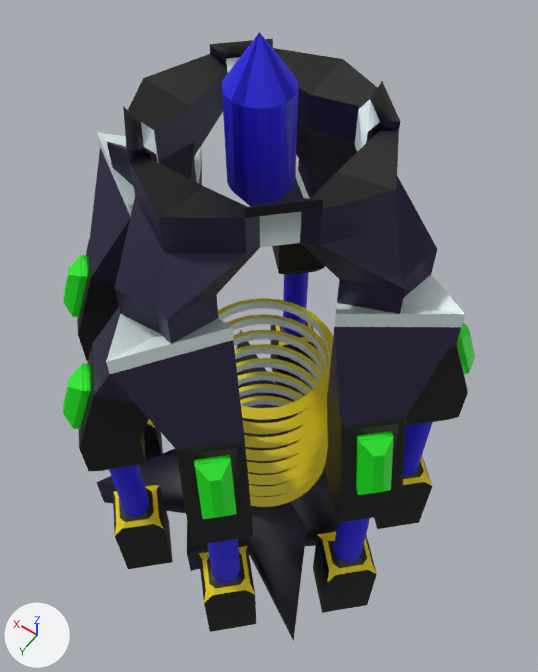
The Blender file devsrc/blender_files/jdeivid/ruina/v3/tower_3.blend as it was, and as the next commit left it.
Rendered twice from a 50 mm lens placed at (-98.0, 134.0, 303.0), pointed at (-3.0, 1.0, 93.0). Arrows for +X, +Y and +Z are at lower left; the lights stay in place. The picture after the commit comes second.

In view in the first picture: 'tower_3'.
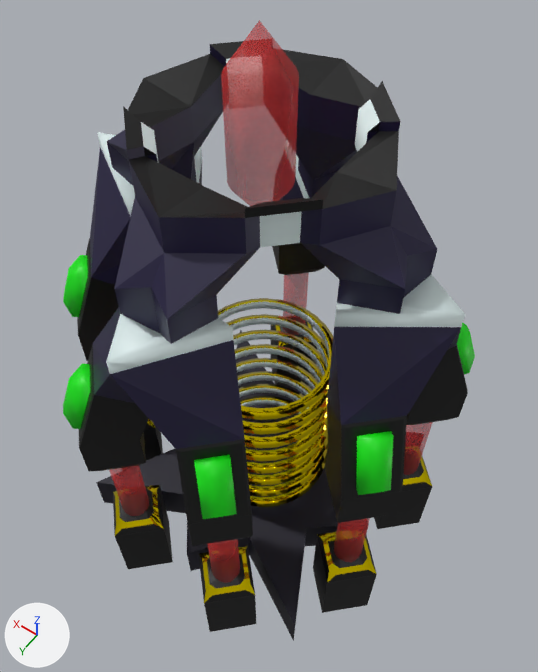
Pixel boxes [x1, y1, x2, y2] of what changed, in the pictures (538 x 672 px; the box of a moved part takes in the faces that stretch with it):
'tower_3', reshaped: before [63, 32, 475, 641]; after [63, 38, 475, 641]
part 1 of me_tower_3, cut back (blue): before [222, 32, 299, 206]
part 2 of me_tower_3, moved or reshaped: before [90, 142, 461, 425]; after [90, 130, 461, 425]
part 3 of me_tower_3, surface changed: before [104, 39, 459, 583]; after [104, 39, 459, 439]
part 4 of me_tower_3, recoloured: before [109, 194, 433, 583]

What changed in the scene script:
```text
Add img_c_invasion_wrangler_laser_png:
    img_c_invasion_wrangler_laser_png = load_image('c_invasion_wrangler_laser.png', '../c_invasion_wrangler_laser.png', 16, 16, 'sRGB')
Add mat_c_invasion_wrangler_laser:
    mat_c_invasion_wrangler_laser = principled_material('c_invasion_wrangler_laser')
    mat_c_invasion_wrangler_laser.texture = img_c_invasion_wrangler_laser_png  # with its transparency
Add mat_gold_player:
    mat_gold_player = principled_material('gold_player')
    mat_gold_player.base_color = (0.8, 0.635, 0.0)  # yellow #e7d100
    mat_gold_player.metallic = 1.0
    mat_gold_player.roughness = 0.0
Change me_tower_3:
    used by ob_tower_3; location = (0.0, 0.0, 0.0)
    verts and faces of me_tower_3; kept vertices keep their numbers, new ones are numbered from 567
    before: 336 (-64.0, -16.0, 116.0) at pixel (456, 345), 450 (-50.0, -30.0, 116.0), 455 (-38.0, -18.0, 141.0), 456 (-67.0, 0.0, 144.0) at pixel (461, 327), 496 (-48.0, 0.0, 141.0)
    before: 498 (-52.0, -9.0, 158.0) at pixel (437, 249), 499 (-48.0, 0.0, 151.0) at pixel (402, 279), 512 (-31.0, -18.0, 169.0), 513 (-42.0, 0.0, 167.0) at pixel (390, 225)
    remove me_tower_3.from_pydata(...)  # 567 vertices, 1031 faces, 1 loose edge; spans x -71.0..2.0, y -71.0..0.0, z -21.0..207.0
    add me_tower_3.from_pydata(...)  # 559 vertices, 1015 faces; spans x -71.0..0.0, y -71.0..0.0, z -21.0..210.0
    me_tower_3 part 1
    17 vertices are removed from x -10.0..2.0, y -10.0..0.0, z 149.0..207.0
    32 faces are deleted
    1 loose edge is deleted
    1 vertex moves from x -10.0, y 0.0, z 193.0 to x -10.0, y 0.0, z 196.0
    1 vertex is added at (0.0, 0.0, 210.0)
    8 new vertices lie (0.0, 0.0, 33.0) away from vertices in x -10.0..0.0, y -10.0..-2.0, z 163.0
    16 new faces join them, mat_c_invasion_wrangler_laser (picture img_c_invasion_wrangler_laser_png)
    me_tower_3 part 2
    add delete_vertices([499])  # with the faces that use them
    add delete_faces([(336, 455, 456), (336, 450, 455)])
    add verts[575] = (-48.0, 0.0, 160.0)  # pixel (407, 255)
    add faces += [(496, 498, 575), (336, 450, 456), (450, 455, 456), (498, 513, 575), (498, 512, 513)]  # mat_moon_gravel_crystal (picture img_moon_gravel_crystal_png)
    me_tower_3 part 3: 243 kept faces spanning x -67.0..0.0, y -67.0..0.0, z 20.0..184.0 get new texture (UV) coordinates
    me_tower_3 part 4: 192 faces spanning x -62.0..0.0, y -62.0..0.0, z 20.0..163.0 switch from mat_blue (blue #1c13e7) to mat_c_invasion_wrangler_laser (picture img_c_invasion_wrangler_laser_png)
    me_tower_3 part 5: the surface is now shaded smooth
    other edits to the shape of me_tower_3 do not show in these pictures
    remove me_tower_3.materials.append(mat_c_frying_pan_gold)  # yellow #e7d100
    add me_tower_3.materials.append(mat_gold_player)  # yellow #e7d100
```
